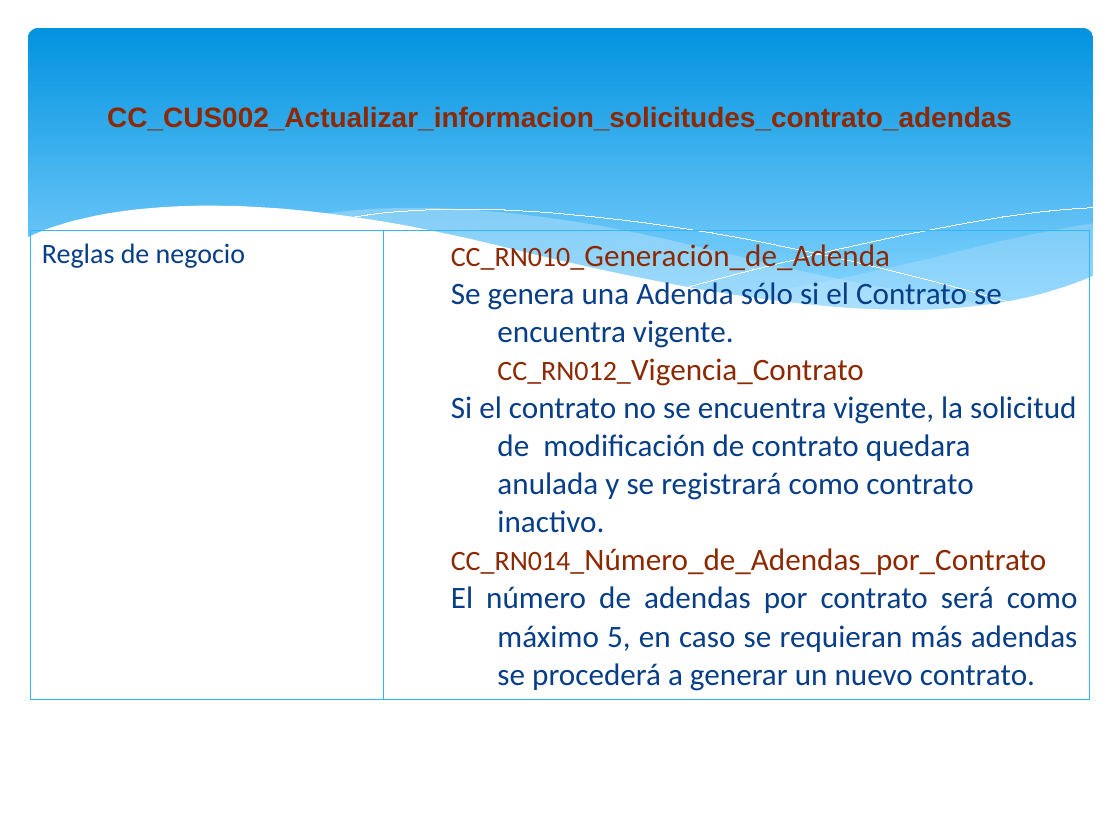
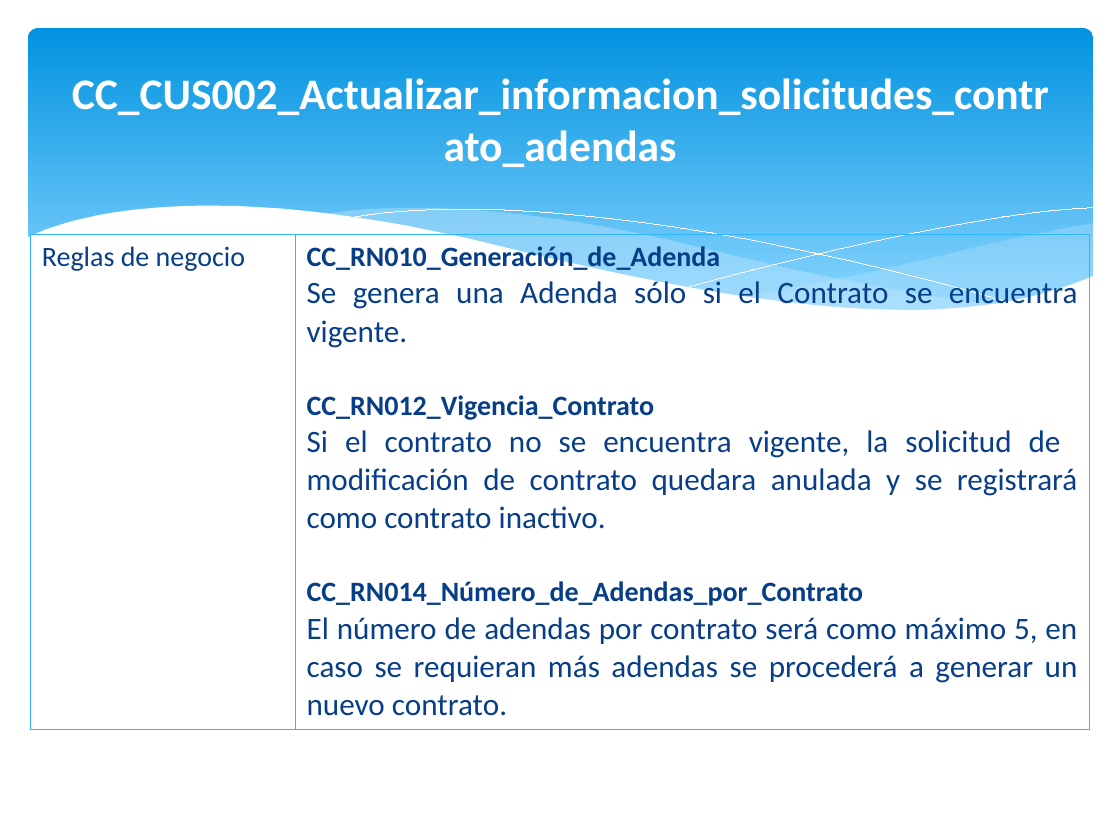
Before and after one commit to orlysemperfi/tp2-contratos-clientes, a slide deck: slide 20 of ITERACION 3/SUB ITERACION 4/PPT SUB-ITERACION 4 v1.1.pptx (slide 16 before the commit). Drawn at 1120x840 pixels with LibreOffice and Linux fonts; fonts in the diff are those of the drawing. Boxes give left, top, right and bottom in pixels: in the first picture for what was removed or moved away, otherwise in the second. Text is boxed around its words. In the diff, an @@ line names an element or a change of style, - is before the commit and + after.

```diff
--- a/ITERACION 3/SUB ITERACION 4/PPT SUB-ITERACION 4 v1.1.pptx
+++ b/ITERACION 3/SUB ITERACION 4/PPT SUB-ITERACION 4 v1.1.pptx
@@ text "CC_CUS002_Actualizar_informacion_solicitudes_contrato_adenda ..." at (72,78,1049,167): size 18 to 28 pt, font Arial to Calibri, text colour #8C2902 to #FFFFFF; line spacing 0.9 to 1 @@
@@ table at (30,234,1089,720) @@
-row 1, column 2: CC_RN010_Generación_de_Adenda / Se genera una Adenda sólo si el Contrato se encuentra vigente. CC_RN012_Vigencia_Contrato / Si el contrato no se encuentra vigente, la solicitud de modificación de contrato quedara anulada y se registrará como contrato inactivo. / CC_RN014_Número_de_Adendas_por_Contrato / El número de adendas por contrato será como máximo 5, en caso se requieran más adendas se procederá a generar un nuevo contrato.
+row 1, column 2: CC_RN010_Generación_de_Adenda / Se genera una Adenda sólo si el Contrato se encuentra vigente. / CC_RN012_Vigencia_Contrato / Si el contrato no se encuentra vigente, la solicitud de modificación de contrato quedara anulada y se registrará como contrato inactivo. / CC_RN014_Número_de_Adendas_por_Contrato / El número de adendas por contrato será como máximo 5, en caso se requieran más adendas se procederá a generar un nuevo contrato.
```
Also in this commit, not shown: 16 other slides changed, 4 slides added, 1 other file.
